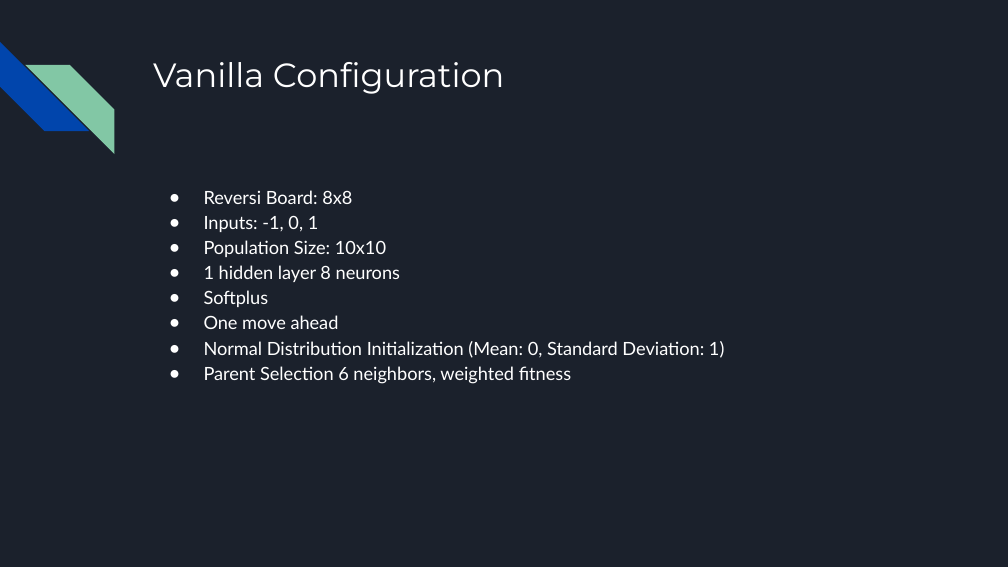
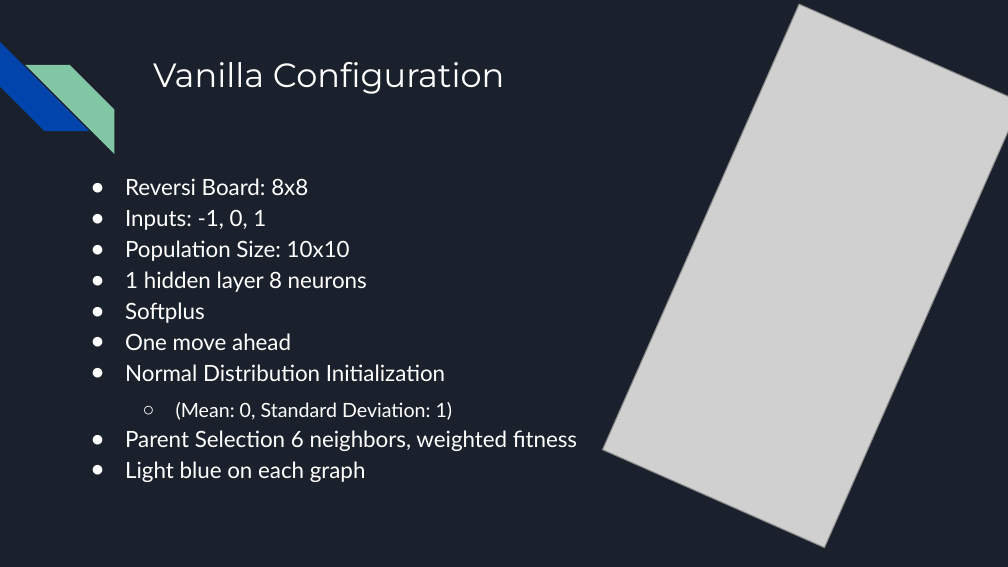
Before and after one commit to anna-porter/Reversi, a slide deck: slide 15 of Evolving a Reversi Player.pptx. Drawn at 1008x567 pixels with LibreOffice and Linux fonts; fonts in the diff are those of the drawing; grey boxes stand for pictures. Boxes give left, top, right and bottom in pixels: in the first picture for what was removed or moved away, otherwise in the second. Text is boxed around its words. In the diff, an @@ line names an element or a change of style, - is before the commit and + after.

```diff
--- a/Evolving a Reversi Player.pptx
+++ b/Evolving a Reversi Player.pptx
@@ picture added at box(603, 4, 1008, 547) @@
@@ text "Reversi Board: 8x8": place and size @@
-text "Reversi Board: 8x8" at box(204, 190, 724, 384)
+text "Reversi Board: 8x8" at box(125, 178, 577, 482)
@@ text at box(125, 178, 577, 451): size 13 to 16 pt in "Reversi Board: 8x8", "Inputs: -1, 0, 1", "Population Size: 10x10", "1 hidden layer 8 neurons" and 3 more places @@
@@ text at box(125, 364, 453, 420): text changed; size 13 to 16 pt @@
-● Normal Distribution Initialization (Mean: 0, Standard Deviation: 1)
+● Normal Distribution Initialization
+  ○ (Mean: 0, Standard Deviation: 1)
@@ text at box(125, 461, 366, 482): paragraph added @@
+● Light blue on each graph
```
Also in this commit, not shown: 8 other slides changed, 8 slides added, 2 slides removed.
